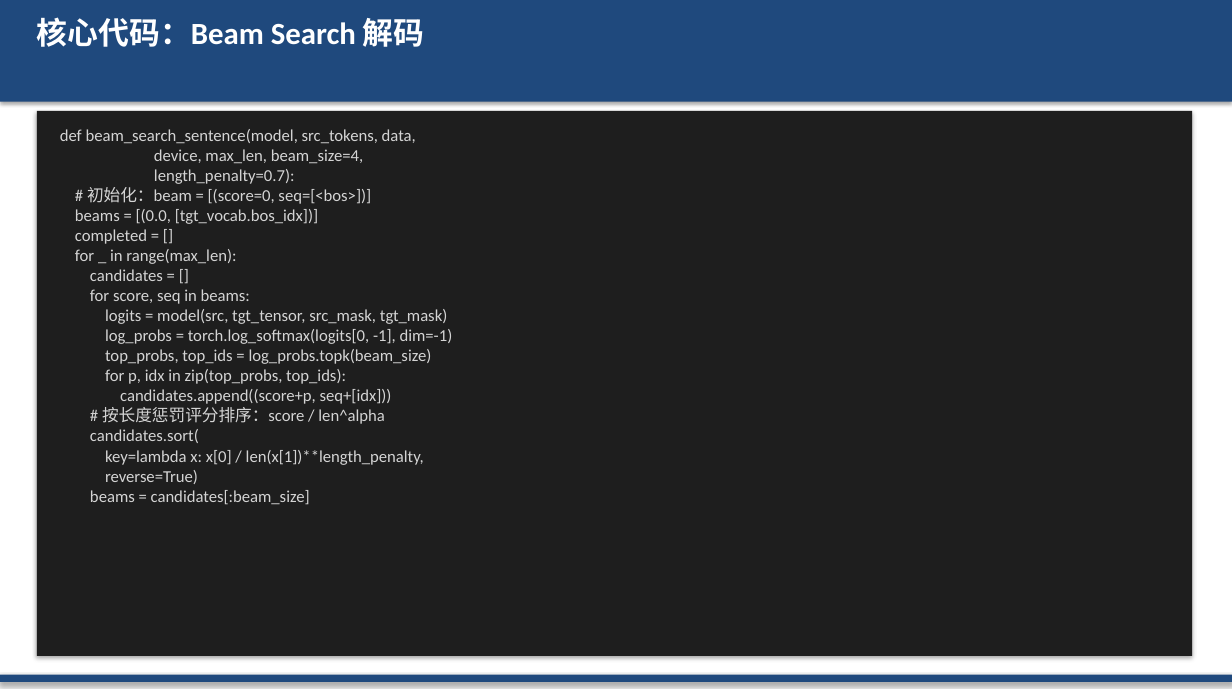
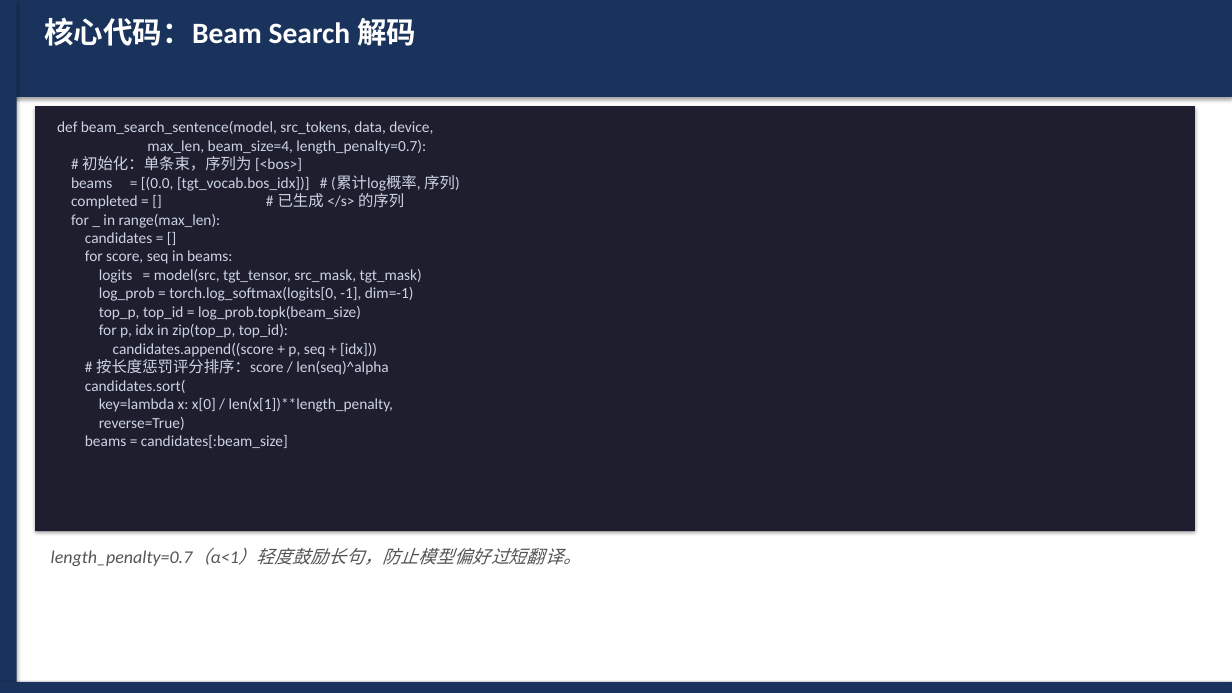
Before and after one commit to WevYang/deep_learning_task, a slide deck: slide 6 of reports/exp4_nmt_transformer.pptx. Drawn at 1232x693 pixels with LibreOffice and Linux fonts; fonts in the diff are those of the drawing. Boxes give left, top, right and bottom in pixels: in the first picture for what was removed or moved away, otherwise in the second. Text is boxed around its words. In the diff, an @@ line names an element or a change of style, - is before the commit and + after.

```diff
--- a/reports/exp4_nmt_transformer.pptx
+++ b/reports/exp4_nmt_transformer.pptx
@@ rectangle: place and size @@
-rectangle at box(0, 0, 1232, 102)
+rectangle at box(0, 0, 1232, 97)
@@ rectangle at box(0, 0, 1232, 97): fill #1F497D to #1A335C @@
@@ rectangle added at box(0, 0, 17, 693), fill #1A335C @@
@@ text "核心代码：Beam Search 解码": place and size @@
-text "核心代码：Beam Search 解码" at box(37, 17, 425, 47)
+text "核心代码：Beam Search 解码" at box(44, 17, 416, 46)
@@ text "核心代码：Beam Search 解码" at box(44, 17, 416, 46): size 24 to 23 pt @@
@@ rectangle: place and size @@
-rectangle at box(37, 111, 1192, 656)
+rectangle at box(35, 106, 1195, 531)
@@ rectangle at box(35, 106, 1195, 531): fill #1E1E1E to #1E1E2E @@
@@ text at box(57, 121, 459, 448): text changed; size 13 to 12 pt; text colour #D4D4D4 to #CBD3E3 @@
-def beam_search_sentence(model, src_tokens, data,
-device, max_len, beam_size=4,
-length_penalty=0.7):
-# 初始化：beam = [(score=0, seq=[<bos>])]
-beams = [(0.0, [tgt_vocab.bos_idx])]
-completed = []
-for _ in range(max_len):
-candidates = []
-for score, seq in beams:
-logits = model(src, tgt_tensor, src_mask, tgt_mask)
-log_probs = torch.log_softmax(logits[0, -1], dim=-1)
-top_probs, top_ids = log_probs.topk(beam_size)
-for p, idx in zip(top_probs, top_ids):
-candidates.append((score+p, seq+[idx]))
-# 按长度惩罚评分排序：score / len^alpha
-candidates.sort(
-key=lambda x: x[0] / len(x[1])**length_penalty,
-reverse=True)
-beams = candidates[:beam_size]
+def beam_search_sentence(model, src_tokens, data, device,
+max_len, beam_size=4, length_penalty=0.7):
+# 初始化：单条束，序列为 [<bos>]
+beams = [(0.0, [tgt_vocab.bos_idx])] # (累计log概率, 序列)
+completed = [] # 已生成 </s> 的序列
+for _ in range(max_len):
+candidates = []
+for score, seq in beams:
+logits = model(src, tgt_tensor, src_mask, tgt_mask)
+log_prob = torch.log_softmax(logits[0, -1], dim=-1)
+top_p, top_id = log_prob.topk(beam_size)
+for p, idx in zip(top_p, top_id):
+candidates.append((score + p, seq + [idx]))
+# 按长度惩罚评分排序：score / len(seq)^alpha
+candidates.sort(
+key=lambda x: x[0] / len(x[1])**length_penalty,
+reverse=True)
+beams = candidates[:beam_size]
@@ text added at box(51, 548, 581, 566), 14 pt, text #555555, italic @@
+length_penalty=0.7（α<1）轻度鼓励长句，防止模型偏好过短翻译。
@@ rectangle at box(0, 682, 1232, 693): fill #1F497D to #1A335C @@
@@ rectangle: place and size @@
-rectangle at box(0, 675, 1232, 682)
+rectangle at box(0, 682, 1232, 693)
```
Also in this commit, not shown: 7 other slides changed, 1 slide added, 1 slide removed, 5 other files.
